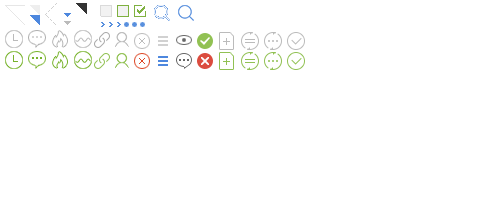
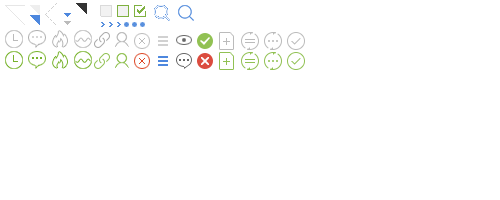
Layers edited between the first and the second 500 × 200 image:
painted on "bug 副本" over (291, 58, 302, 65)
painted on "bug" over (291, 38, 302, 45)
